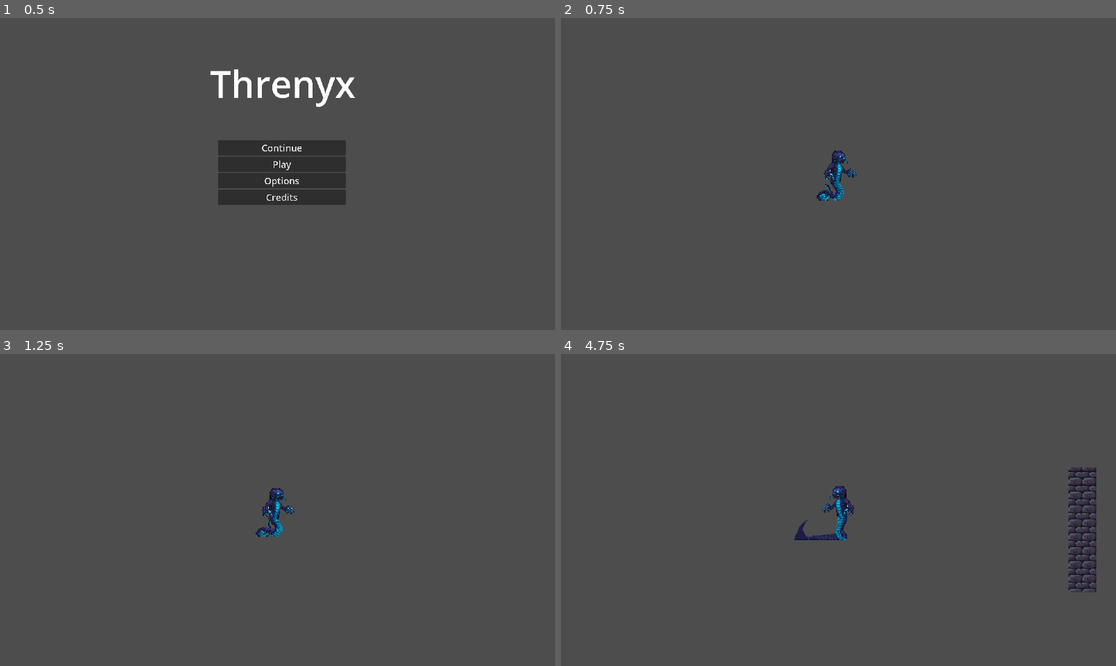
Above: before the commit, frames 1-4 (two rows, left to right).
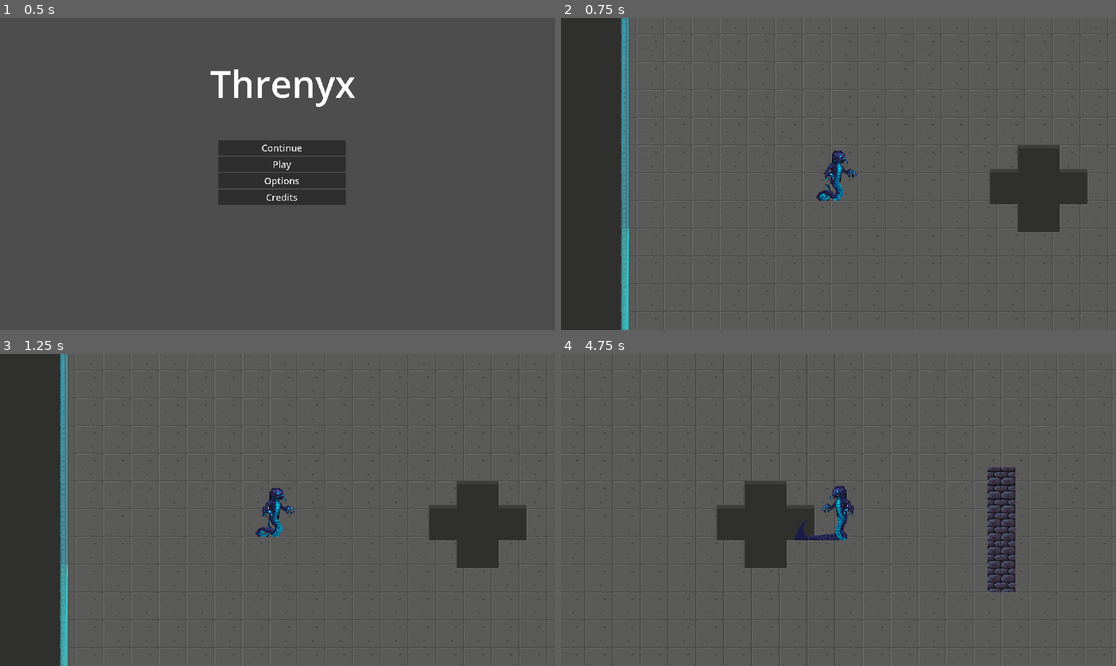
Above: after the commit, the same moments.

Repository: giann589/Threnyx
Game: Godot game, scene res://main_menu.tscn
The game is run twice, just before and just after one commit, with the same random seed, the same clock (stepped at 60 frames per second) and the same inputs.
Inputs (mouse positions are in pixels of both pictures, inside the frame that each line leads up to):
- Up to frame 1 (0.5 s): no input
- Up to frame 2 (0.75 s): click "Play" at 0.5 s
- Up to frame 3 (1.25 s): no input
- Up to frame 4 (4.75 s): move the mouse to (960, 494) at 1.27 s; hold D (move_right) 1.28-2.03 s; click (960, 494) at 1.35 s; move the mouse to (727, 525) at 2.02 s; hold S (move_down) 2.03-2.78 s; click (727, 525) at 2.1 s; move the mouse to (894, 441) at 2.77 s; hold D (move_right) 2.78-3.53 s; click (894, 441) at 2.85 s; move the mouse to (810, 572) at 3.52 s; hold W (move_up) 3.53-4.28 s; click (810, 572) at 3.6 s; move the mouse to (1005, 556) at 4.27 s; hold A (move_left) from 4.28 s (still down); click (1005, 556) at 4.35 s

Frame 1 is identical in both runs. In frame 2, 19% of the frame differs, in the area x 0-100%, y 0-100%; in frame 3, 19%; in frame 4, 10%.

Commit message:
Nothing Big

Diff:
--- a/scenes/enemy.tscn
+++ b/scenes/enemy.tscn
@@ -54,8 +54,6 @@
 position = Vector2(75, -4)
 scale = Vector2(3, 3)
 sprite_frames = SubResource("SpriteFrames_nenq2")
-frame = 1
-frame_progress = 0.8831521
 
 [node name="CollisionShape2D" type="CollisionShape2D" parent="."]
 position = Vector2(0, 3)
--- a/scenes/level.tscn
+++ b/scenes/level.tscn
@@ -16,7 +16,6 @@
 metadata/_edit_lock_ = true
 
 [node name="TileMap" type="TileMap" parent="."]
-visible = false
 tile_set = ExtResource("1_w8frs")
 format = 2
 
--- a/tile_set.tres
+++ b/tile_set.tres
@@ -156,7 +156,6 @@
 3:9/0 = 0
 4:9/0 = 0
 5:9/0 = 0
-5:9/0/physics_layer_0/polygon_0/points = PackedVector2Array(-16, -16, 16, -16, 16, 16, -16, 16)
 6:9/0 = 0
 7:9/0 = 0
 8:9/0 = 0
